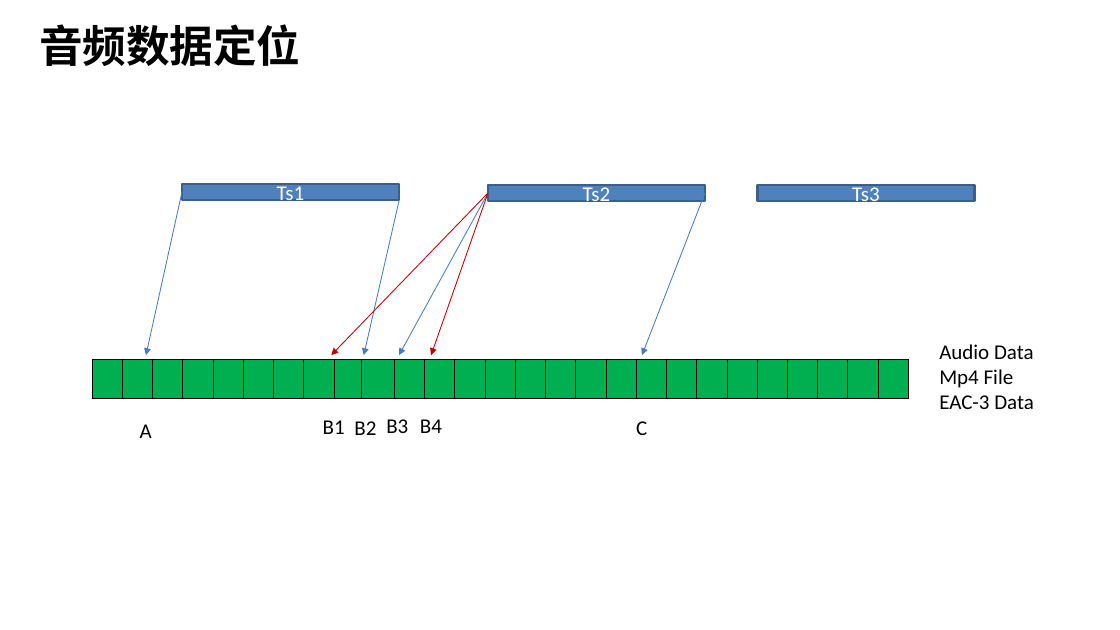
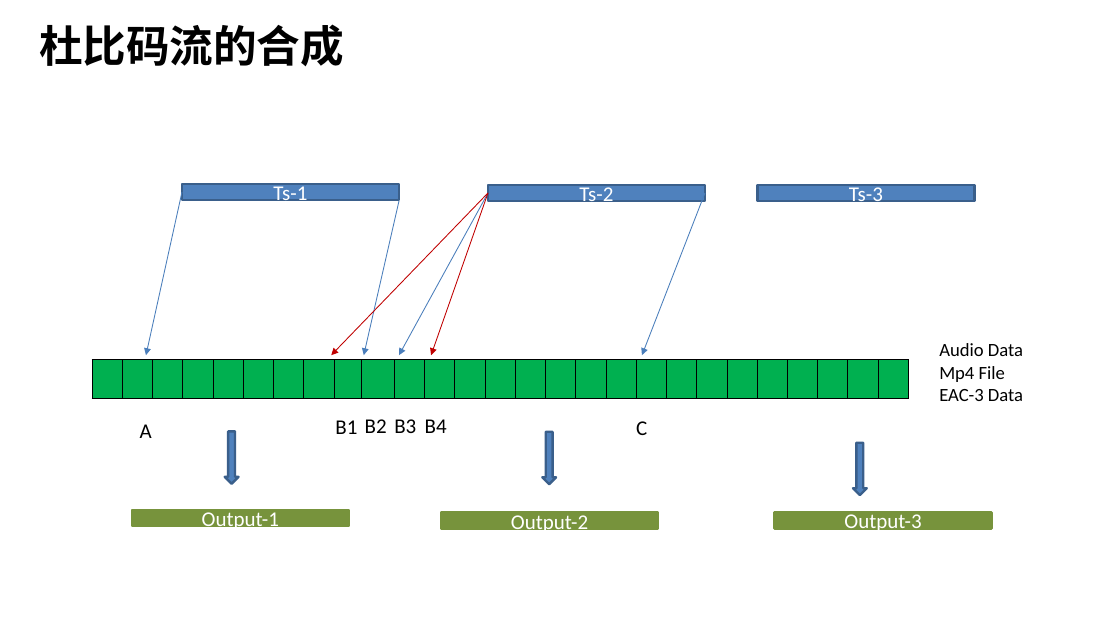
Before and after one commit to byrgyj/Document, a slide deck: slide 4 of ISO_IEC_Document/mpegts/ppt/2018-第四季度季度会报告.pptx. Drawn at 1120x630 pixels with LibreOffice and Linux fonts; fonts in the diff are those of the drawing; background and template pictures are left out. Boxes give left, top, right and bottom in pixels: in the first picture for what was removed or moved away, otherwise in the second. Text is boxed around its words. In the diff, an @@ line names an element or a change of style, - is before the commit and + after.

```diff
--- a/ISO_IEC_Document/mpegts/ppt/2018-第四季度季度会报告.pptx
+++ b/ISO_IEC_Document/mpegts/ppt/2018-第四季度季度会报告.pptx
@@ title at (39,24,344,67): text changed @@
-音频数据定位
+杜比码流的合成
@@ text in rectangle at (273,182,307,206): text changed @@
-Ts1
+Ts-1
@@ text in rectangle at (579,183,613,207): text changed @@
-Ts2
+Ts-2
@@ text in rectangle at (849,183,883,207): text changed @@
-Ts3
+Ts-3
@@ text "Audio Data" at (939,343,1023,401): size 18 to 16 pt @@
@@ text "B1": place and size @@
-text "B1" at (323,420,345,434)
+text "B1" at (335,420,357,434)
@@ text "B2": place and size @@
-text "B2" at (354,421,376,435)
+text "B2" at (365,419,387,433)
@@ text "B3": place and size @@
-text "B3" at (386,419,408,433)
+text "B3" at (394,419,416,433)
@@ text "B4": place and size @@
-text "B4" at (420,419,442,433)
+text "B4" at (425,419,447,433)
@@ down arrow added at (225,432,239,484), fill #4F81BD, outline #3A5F8C 2 pt @@
@@ down arrow added at (543,432,556,484), fill #4F81BD, outline #3A5F8C 2 pt @@
@@ down arrow added at (853,443,866,495), fill #4F81BD, outline #3A5F8C 2 pt @@
@@ rectangle added at (132,510,349,526), fill #77933C, outline #77933C 2 pt, 18 pt, text #FFFFFF @@
+Output-1
@@ rectangle added at (441,513,658,528), fill #77933C, outline #77933C 2 pt, 18 pt, text #FFFFFF @@
+Output-2
@@ rectangle added at (775,513,991,528), fill #77933C, outline #77933C 2 pt, 18 pt, text #FFFFFF @@
+Output-3
```
Also in this commit, not shown: 6 other slides changed.
